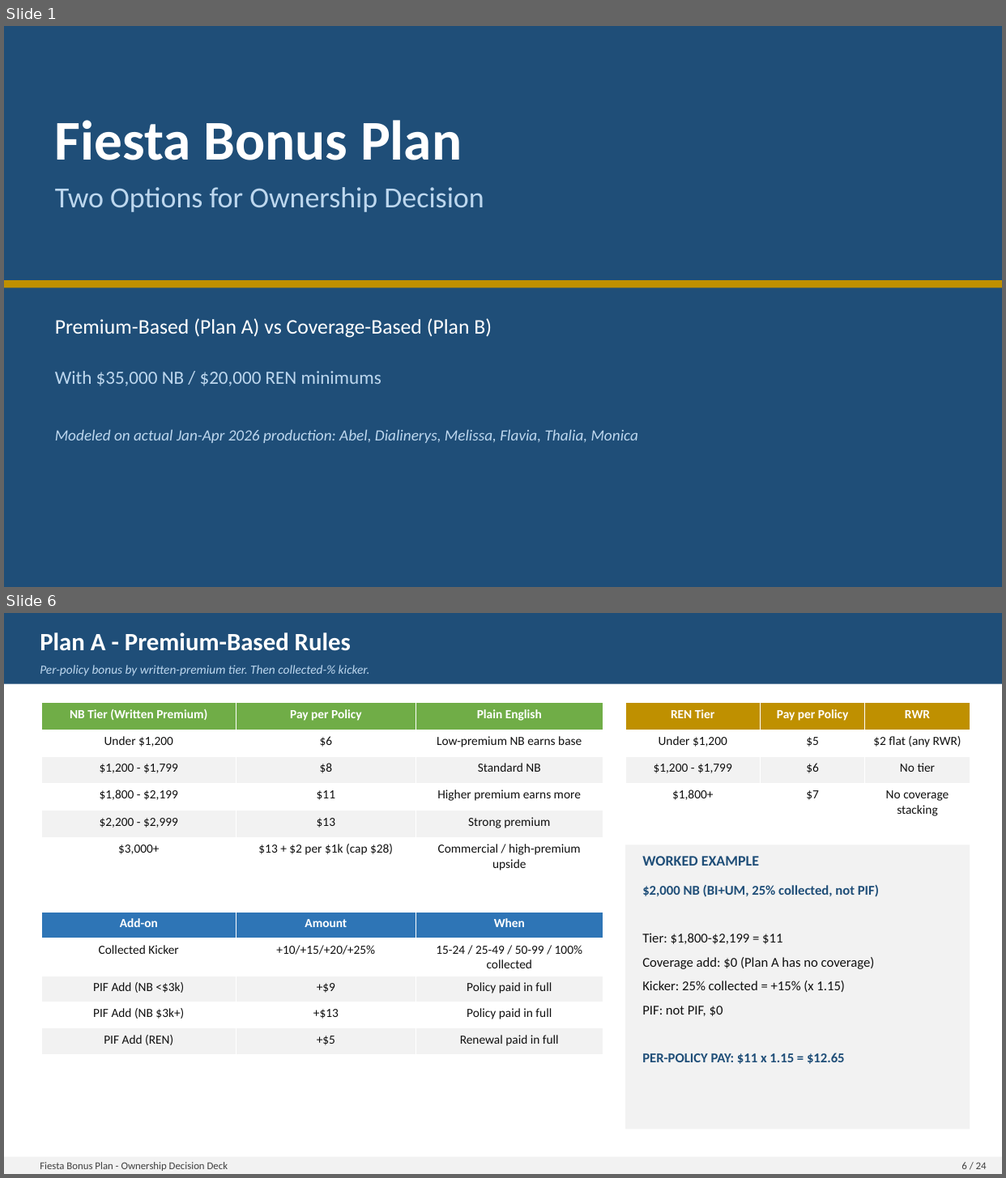
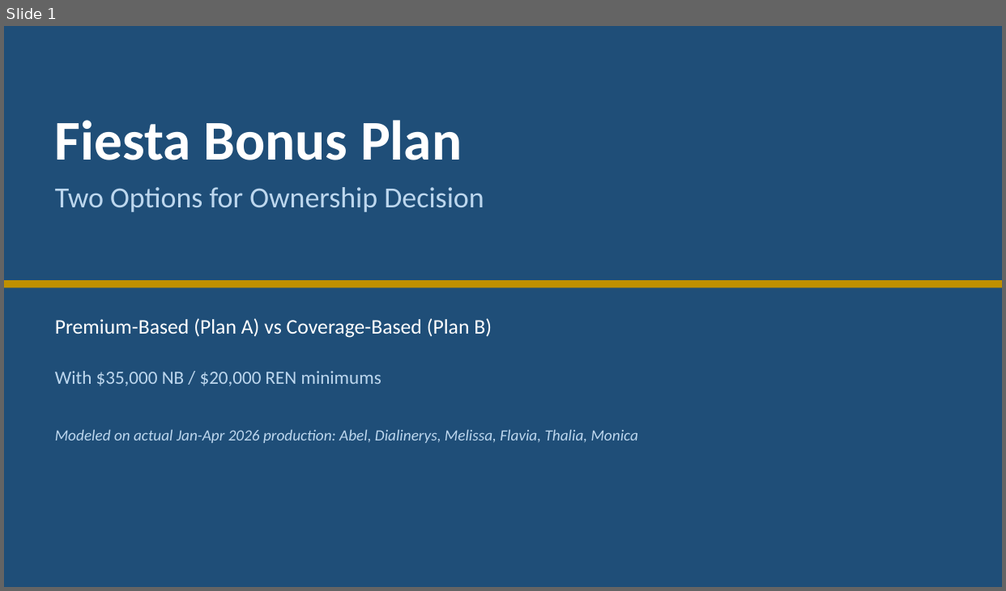
Before and after one commit to FAUS-tech/fiesta-bonus, a slide deck: output/Bonus_Proposal_Presentation.pptx. Shown one above the other, each under a label of ours: slides 1 and 6 before the commit, slide 1 after it; the slides between them are not shown. The pictures are 1006x1178 and 1006x591 pixels, drawn with LibreOffice and Linux fonts; fonts in the diff are those of the drawing. Boxes give left, top, right and bottom in pixels: in the first picture for what was removed or moved away, otherwise in the second. Text is boxed around its words. In the diff, an @@ line names an element or a change of style, - is before the commit and + after.

```diff
--- a/output/Bonus_Proposal_Presentation.pptx
+++ b/output/Bonus_Proposal_Presentation.pptx
@@ slide 6 removed at (x1=4, y1=613, x2=1002, y2=1174), background #FFFFFF @@
@@ rectangle removed at (x1=4, y1=613, x2=1002, y2=684) @@
@@ text removed at (x1=40, y1=632, x2=351, y2=651) @@
-Plan A - Premium-Based Rules
@@ text removed at (x1=40, y1=665, x2=370, y2=676) @@
-Per-policy bonus by written-premium tier. Then collected-% kicker.
@@ table removed at (x1=41, y1=703, x2=603, y2=874), 6 rows, 3 columns @@
-NB Tier (Written Premium) | Pay per Policy | Plain English
-Under $1,200 | $6 | Low-premium NB earns base
-$1,200 - $1,799 | $8 | Standard NB
-$1,800 - $2,199 | $11 | Higher premium earns more
-$2,200 - $2,999 | $13 | Strong premium
-$3,000+ | $13 + $2 per $1k (cap $28) | Commercial / high-premium upside
@@ table removed at (x1=625, y1=703, x2=970, y2=820), 4 rows, 3 columns @@
-REN Tier | Pay per Policy | RWR
-Under $1,200 | $5 | $2 flat (any RWR)
-$1,200 - $1,799 | $6 | No tier
-$1,800+ | $7 | No coverage stacking
@@ rectangle removed at (x1=625, y1=845, x2=970, y2=1130) @@
@@ text removed at (x1=642, y1=856, x2=759, y2=866) @@
-WORKED EXAMPLE
@@ text removed at (x1=642, y1=885, x2=879, y2=897) @@
-$2,000 NB (BI+UM, 25% collected, not PIF)
@@ table removed at (x1=41, y1=913, x2=603, y2=1050), 5 rows, 3 columns @@
-Add-on | Amount | When
-Collected Kicker | +10/+15/+20/+25% | 15-24 / 25-49 / 50-99 / 100% collected
-PIF Add (NB <$3k) | +$9 | Policy paid in full
-PIF Add (NB $3k+) | +$13 | Policy paid in full
-PIF Add (REN) | +$5 | Renewal paid in full
@@ text removed at (x1=642, y1=933, x2=782, y2=944) @@
-Tier: $1,800-$2,199 = $11
@@ text removed at (x1=642, y1=957, x2=875, y2=969) @@
-Coverage add: $0 (Plan A has no coverage)
@@ text removed at (x1=642, y1=981, x2=845, y2=992) @@
-Kicker: 25% collected = +15% (x 1.15)
@@ text removed at (x1=642, y1=1006, x2=723, y2=1016) @@
-PIF: not PIF, $0
@@ text removed at (x1=642, y1=1053, x2=845, y2=1064) @@
-PER-POLICY PAY: $11 x 1.15 = $12.65
@@ rectangle removed at (x1=4, y1=1157, x2=1002, y2=1174) @@
@@ text removed at (x1=40, y1=1162, x2=228, y2=1171) @@
-Fiesta Bonus Plan - Ownership Decision Deck
@@ text removed at (x1=961, y1=1162, x2=987, y2=1169) @@
-6 / 24
```
Also in this commit, not shown: 20 slides changed, 1 slide added, 1 other slide removed, 3 other files.
